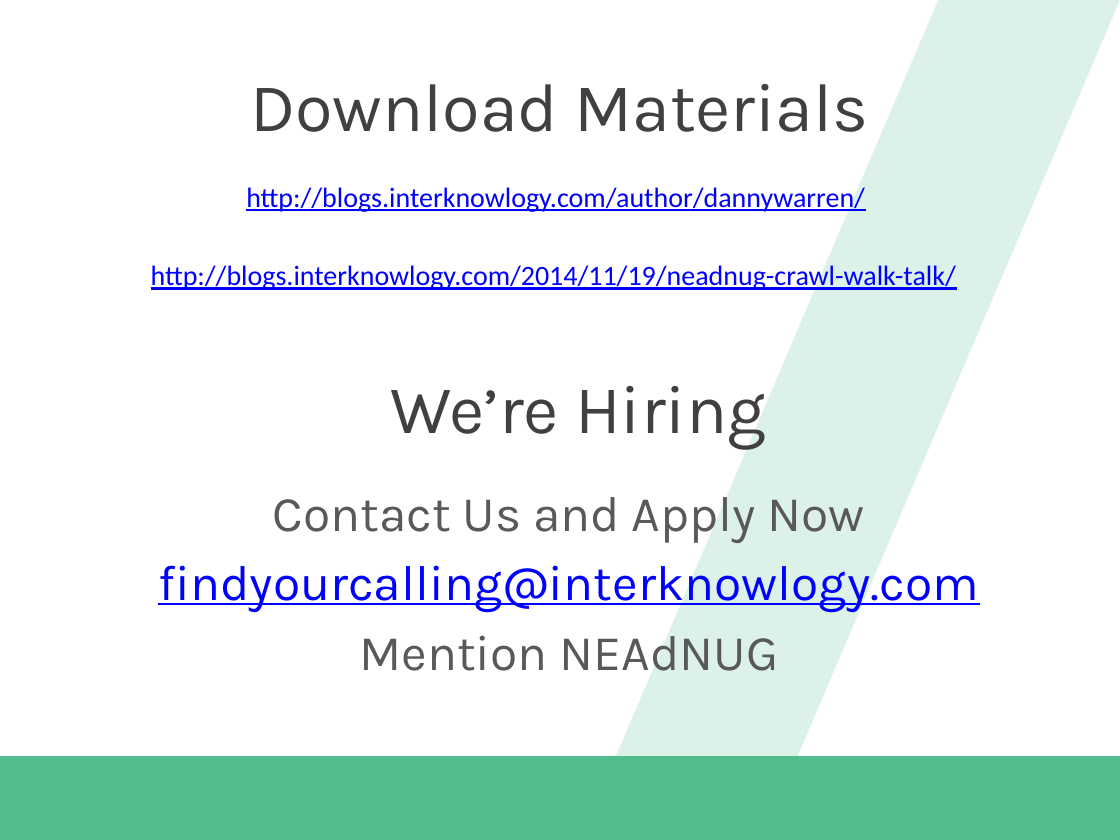
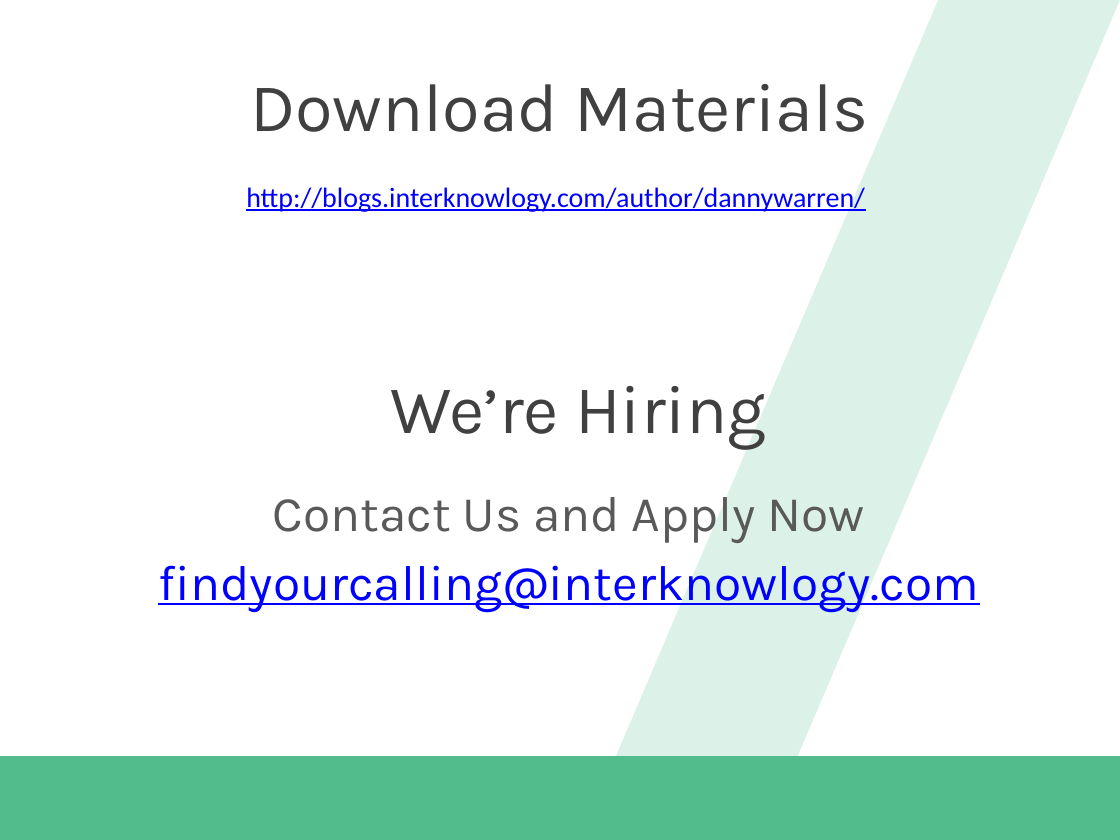
Before and after one commit to dannydwarren/CrawlWalkTalk, a slide deck: slide 10 of Crawl Walk Talk_Slide Deck.pptx. Drawn at 1120x840 pixels with LibreOffice and Linux fonts; fonts in the diff are those of the drawing; background and template pictures are left out. Boxes give left, top, right and bottom in pixels: in the first picture for what was removed or moved away, otherwise in the second. Text is boxed around its words. In the diff, an @@ line names an element or a change of style, - is before the commit and + after.

Commit message:
Updated PowerPoint deck

```diff
--- a/Crawl Walk Talk_Slide Deck.pptx
+++ b/Crawl Walk Talk_Slide Deck.pptx
@@ text removed at (x1=151, y1=265, x2=956, y2=290) @@
-http://blogs.interknowlogy.com/2014/11/19/neadnug-crawl-walk-talk/
@@ text at (x1=360, y1=635, x2=779, y2=671): paragraph removed @@
-Mention NEAdNUG
```
